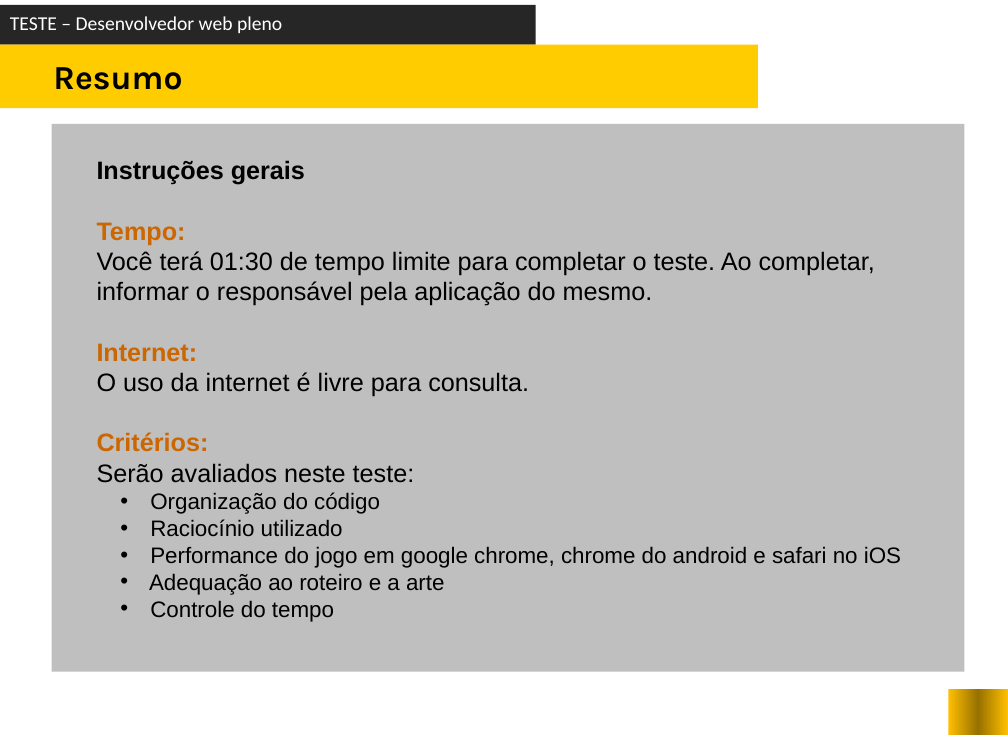
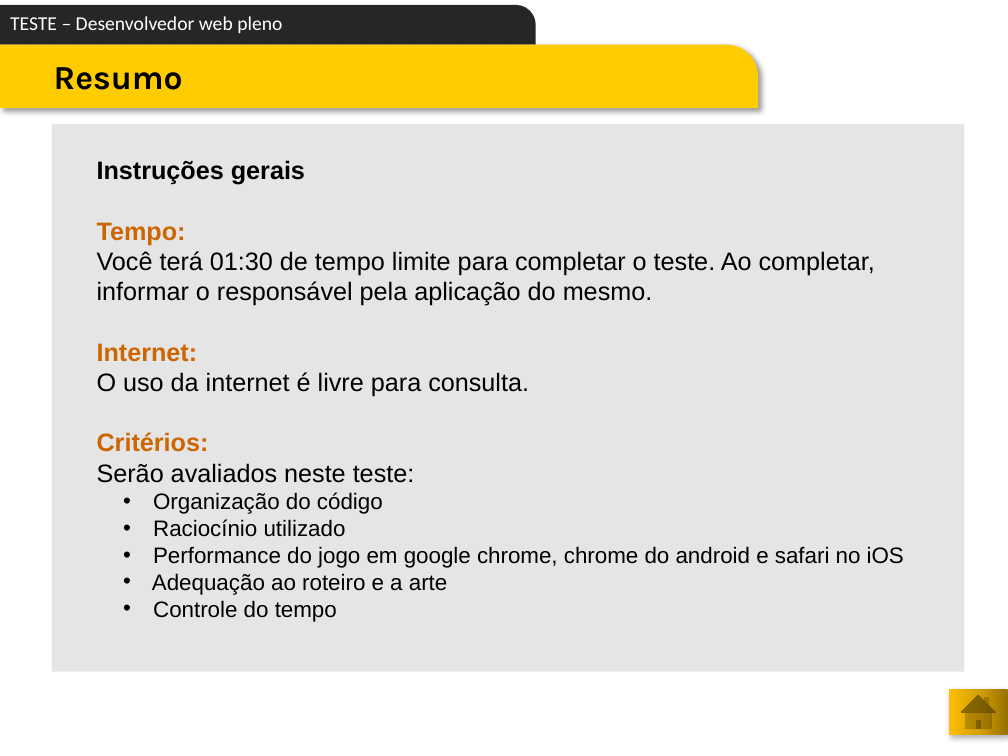
Before and after one commit to atheva/test-web-developer, a slide deck: slide 4 of spec/roteiro/TESTE - desenvolvedor web pleno.pptx. Drawn at 1008x756 pixels with LibreOffice and Linux fonts; fonts in the diff are those of the drawing; background and template pictures are left out. Boxes give left, top, right and bottom in pixels: in the first picture for what was removed or moved away, otherwise in the second. Text is boxed around its words. In the diff, an @@ line names an element or a change of style, - is before the commit and + after.

```diff
--- a/spec/roteiro/TESTE - desenvolvedor web pleno.pptx
+++ b/spec/roteiro/TESTE - desenvolvedor web pleno.pptx
@@ text "TESTE – Desenvolvedor web pleno" at (10, 16, 282, 33): indent changed; more space between paragraphs @@
@@ round rect at (0, 5, 535, 44): rectangle to round rect @@
@@ round rect at (0, 44, 758, 108): rectangle to round rect; shadow on @@
@@ text "Resumo" at (54, 67, 183, 90): indent changed; more space between paragraphs @@
@@ rectangle at (51, 124, 965, 671): fill #BFBFBF to #BFBFBF at 40% opacity @@
@@ text at (152, 492, 904, 622): indent changed @@
@@ rectangle removed at (949, 689, 1008, 735) @@
@@ action button home added at (949, 689, 1008, 735), fill gradient #977200 to #D7A200 to #FFC000 @@
```
Also in this commit, not shown: 9 other slides changed, 1 other file.
